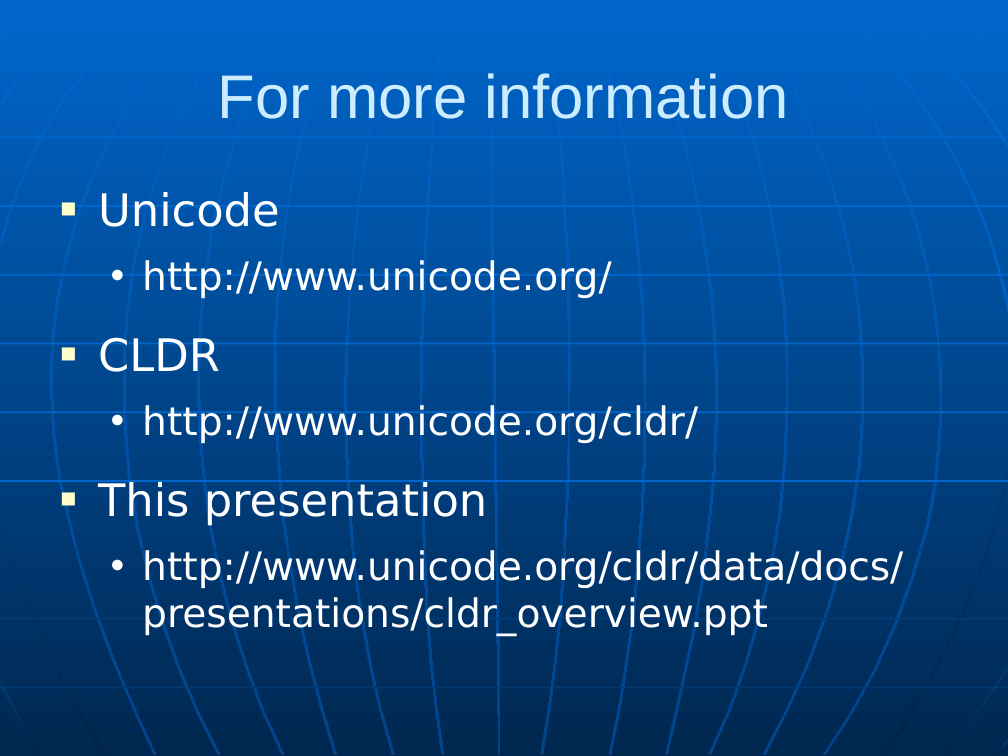
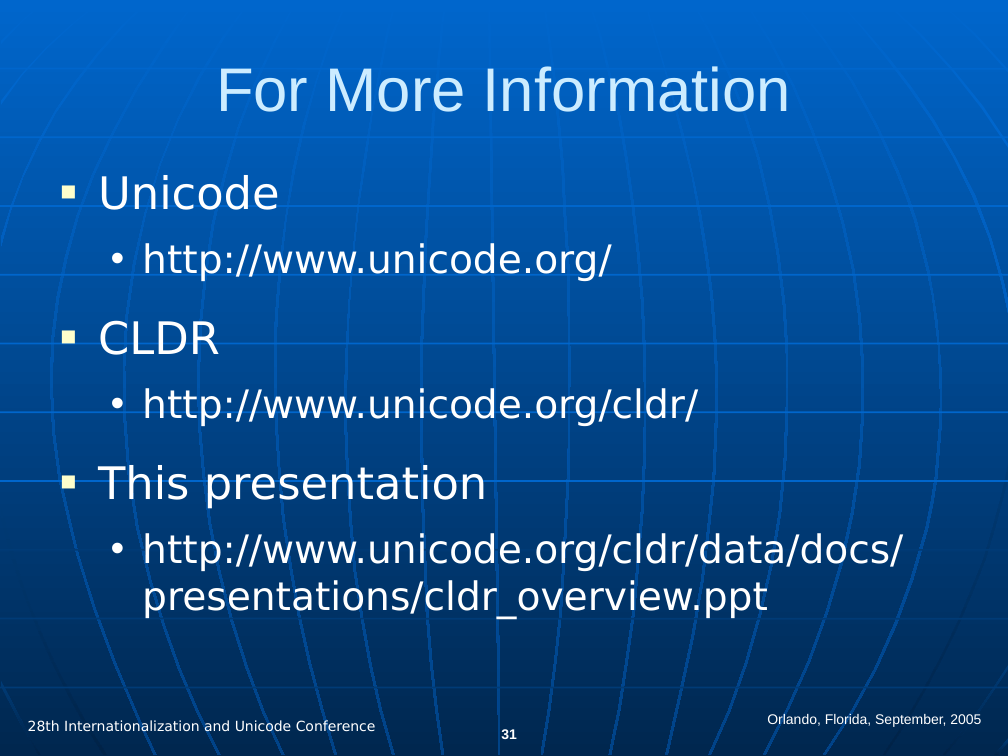
Before and after one commit to unicode-org/cldr, a slide deck: slide 31 of docs/presentations/cldr_overview.ppt (slide 20 before the commit). Drawn at 1008x756 pixels with LibreOffice and Linux fonts; fonts in the diff are those of the drawing. Boxes give left, top, right and bottom in pixels: in the first picture for what was removed or moved away, otherwise in the second. Text is boxed around its words. In the diff, an @@ line names an element or a change of style, - is before the commit and + after.

Commit message:
CLDR-0 New IUC 28 presentation
X-SVN-Rev: 1265

```diff
--- a/docs/presentations/cldr_overview.ppt
+++ b/docs/presentations/cldr_overview.ppt
@@ title at (x1=216, y1=66, x2=791, y2=112): text changed @@
-For more information
+For More Information
@@ text "Unicode" moved from (x1=98, y1=192, x2=903, y2=636) to (x1=98, y1=175, x2=903, y2=619) @@
@@ text added at (x1=28, y1=719, x2=376, y2=734), 10 pt, text #FFFFFF @@
+28th Internationalization and Unicode Conference
@@ text added at (x1=767, y1=713, x2=981, y2=728), 10 pt, text #FFFFFF @@
+Orlando, Florida, September, 2005
@@ page number added at (x1=501, y1=729, x2=517, y2=739), 10 pt, text #FFFFFF, bold @@
+31
```
Also in this commit, not shown: 14 other slides changed, 16 slides added, 5 slides removed.
